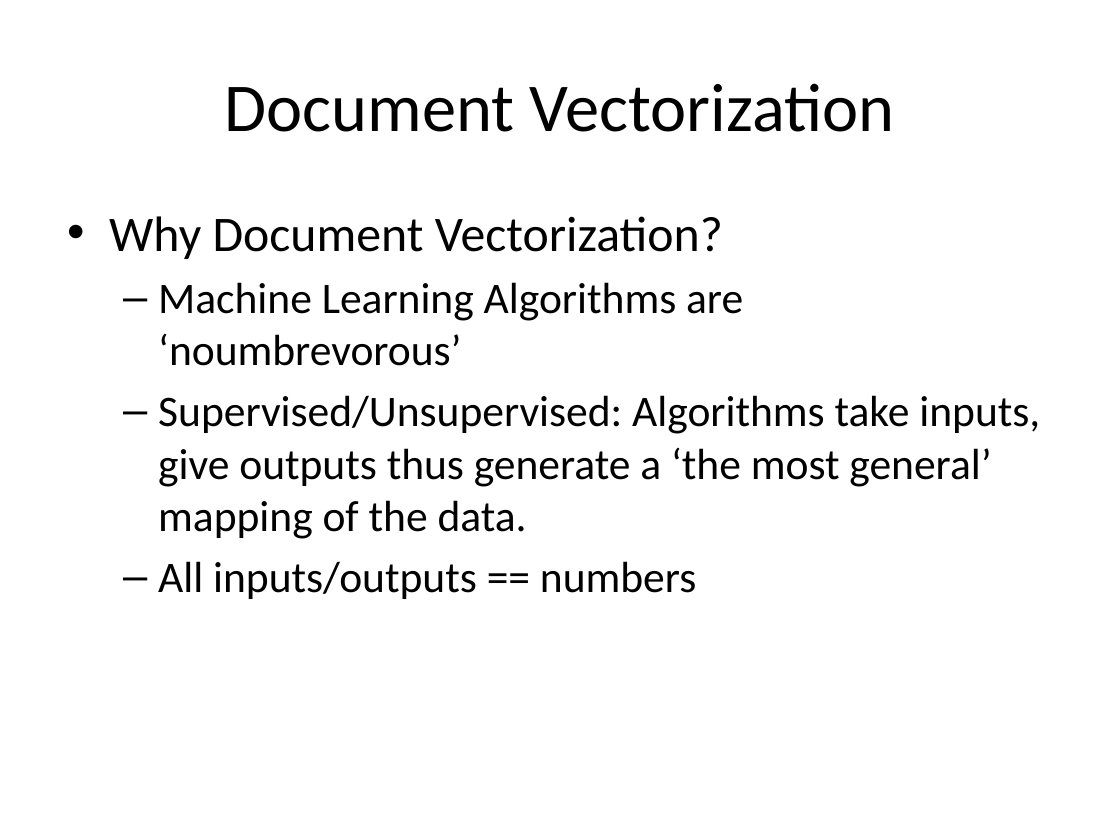
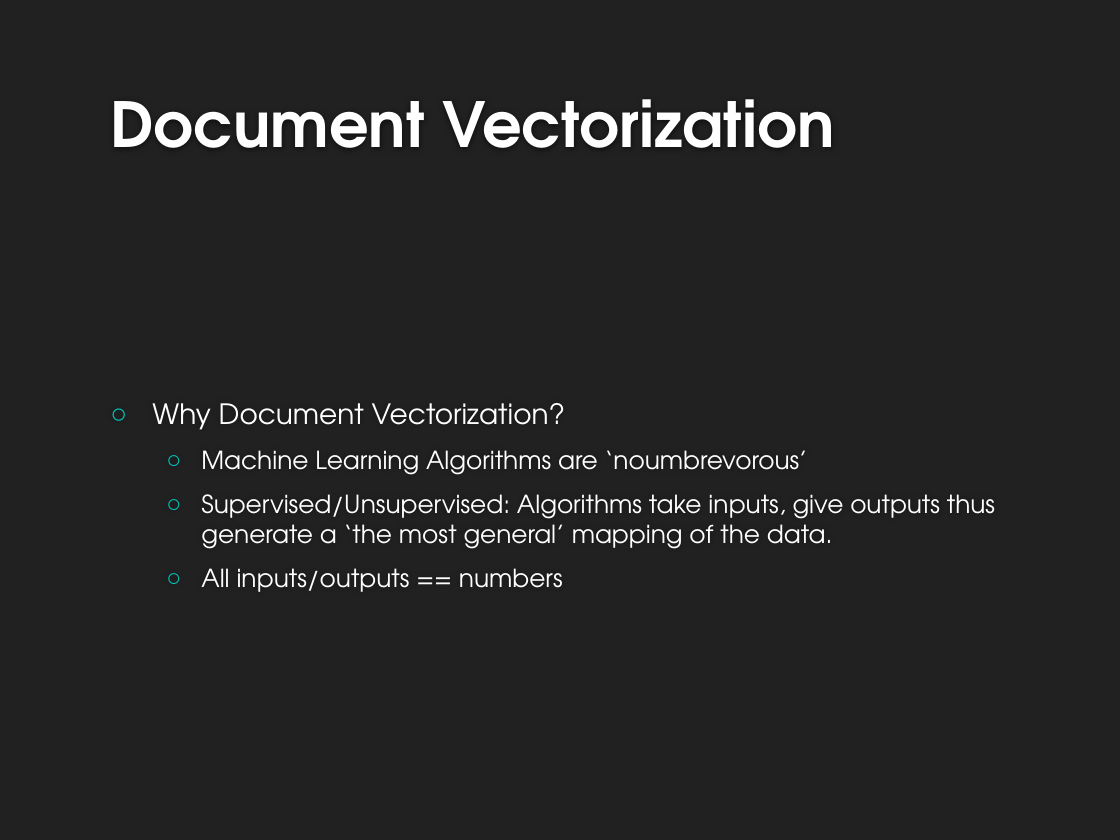
Before and after one commit to ayusharyal1/5DBMinds, a slide deck: slide 7 of project_presentation/Final - Dec 9.pptx (slide 8 before the commit). Drawn at 1120x840 pixels with LibreOffice and Linux fonts; fonts in the diff are those of the drawing; background and template pictures are left out. Boxes give left, top, right and bottom in pixels: in the first picture for what was removed or moved away, otherwise in the second. Text is boxed around its words. In the diff, an @@ line names an element or a change of style, - is before the commit and + after.

```diff
--- a/project_presentation/Final - Dec 9.pptx
+++ b/project_presentation/Final - Dec 9.pptx
@@ background #FFFFFF to #212121 @@
@@ title "Document Vectorization": place and size @@
-title "Document Vectorization" at (225,83,894,132)
+title "Document Vectorization" at (110,99,834,148)
@@ title "Document Vectorization" at (110,99,834,148): size 44 to 40 pt, font Calibri to TeX Gyre Adventor, text colour #000000 to #FFFFFF, bold on; alignment centre to left; vertical alignment middle to bottom @@
@@ text "Why Document Vectorization?": place and size @@
-text "Why Document Vectorization?" at (109,216,1040,599)
+text "Why Document Vectorization?" at (152,403,995,592)
@@ text "Why Document Vectorization?" at (152,403,995,592): size 32 to 18 pt in "Why Document Vectorization?"; font Calibri to TeX Gyre Adventor, text colour #000000 to #FFFFFF; size 28 to 16 pt in "Machine Learning Algorithms are ‘noumbrevorous’", "Supervised/Unsupervised: Algorithms take inputs, give output ...", "All inputs/outputs == numbers"; bullet • to ○; more space between paragraphs; bullet – to ○; vertical alignment top to middle @@
```
Also in this commit, not shown: 26 other slides changed, 1 slide added, 2 slides removed, 9 other files.
